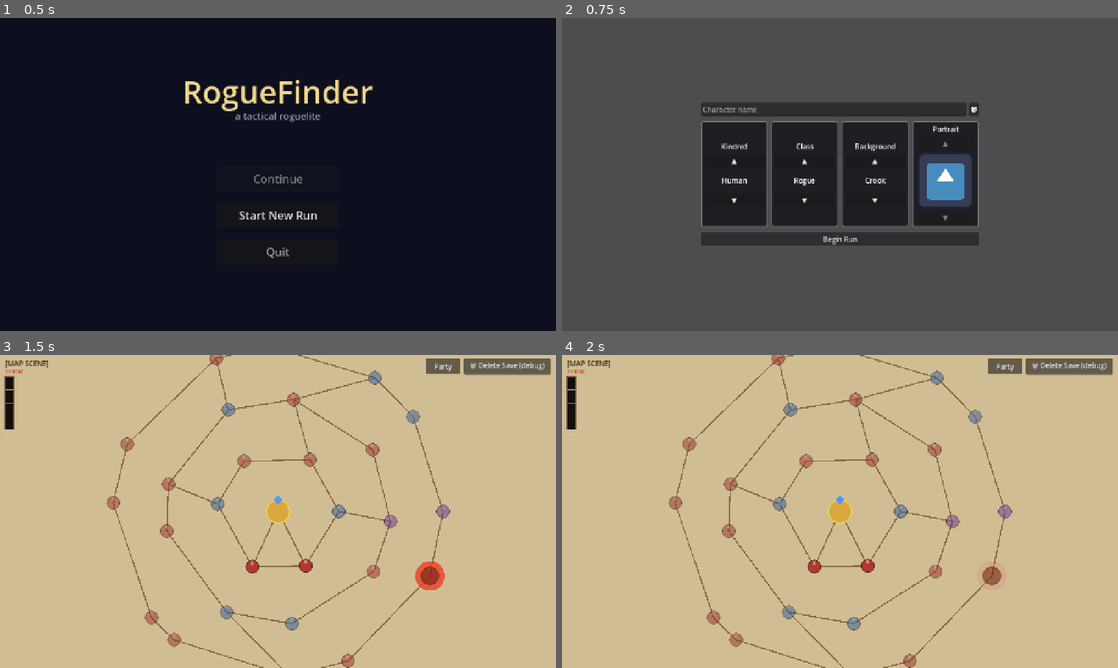
Above: before the commit, frames 1-4 (two rows, left to right).
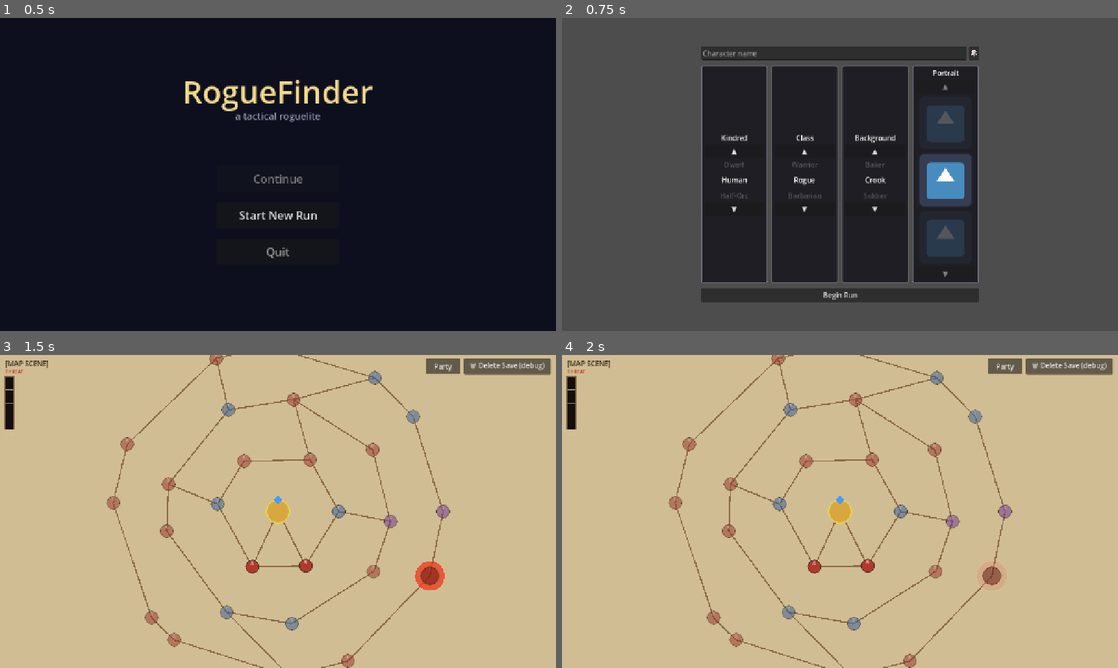
Above: after the commit, the same moments.

Repository: caleb-the-dev/RogueFinder
Game: Godot game, scene res://main.tscn
Two runs of this game, one before a commit and one after it. Both use one fixed random seed, a clock stepped at 60 frames per second and the inputs below. The engine's default icon, where the game draws it, is replaced by a stand-in: a white triangle on a blue panel in a dark square.
Inputs:
- Up to frame 1 (0.5 s): no input
- Up to frame 2 (0.75 s): click "Start New Run" at 0.5 s
- Up to frame 3 (1.5 s): click "Begin Run" at 1.25 s
- Up to frame 4 (2 s): no input

Frame 1 is identical in both runs. In frame 2, 20% of the frame differs, in the area x 25-75%, y 9-91%; in frame 3, less than 0.1%; in frame 4, less than 0.1%.

Commit message:
feat(creation): show ghost prev/next items on each dial column

Diff:
--- a/rogue-finder/scripts/ui/CharacterCreationManager.gd
+++ b/rogue-finder/scripts/ui/CharacterCreationManager.gd
@@ -83,6 +83,8 @@
 	# Array used as a mutable int ref — GDScript 4 closures capture locals by value,
 	# so a plain int would reset to 0 on every press.
 	var idx: Array[int] = [0]
+	var n: int = ids.size()
+
 	var panel := PanelContainer.new()
 	panel.size_flags_horizontal = Control.SIZE_EXPAND_FILL
 	panel.custom_minimum_size = Vector2(140, 0)
@@ -90,7 +92,7 @@
 
 	var col := VBoxContainer.new()
 	col.alignment = BoxContainer.ALIGNMENT_CENTER
-	col.add_theme_constant_override("separation", 6)
+	col.add_theme_constant_override("separation", 4)
 	panel.add_child(col)
 
 	var header_lbl := Label.new()
@@ -100,30 +102,46 @@
 
 	var up_btn := Button.new()
 	up_btn.text = "▲"
-	up_btn.disabled = ids.size() <= 1
+	up_btn.disabled = n <= 1
 	col.add_child(up_btn)
 
+	var prev_lbl := Label.new()
+	prev_lbl.text = display[(n - 1) % n] if n > 1 else ""
+	prev_lbl.horizontal_alignment = HORIZONTAL_ALIGNMENT_CENTER
+	prev_lbl.modulate = Color(1.0, 1.0, 1.0, 0.25)
+	col.add_child(prev_lbl)
+
 	var item_lbl := Label.new()
-	item_lbl.text = display[0] if not display.is_empty() else ""
+	item_lbl.text = display[0] if n > 0 else ""
 	item_lbl.horizontal_alignment = HORIZONTAL_ALIGNMENT_CENTER
-	item_lbl.custom_minimum_size = Vector2(0, 48)
+	item_lbl.custom_minimum_size = Vector2(0, 40)
 	item_lbl.vertical_alignment = VERTICAL_ALIGNMENT_CENTER
 	col.add_child(item_lbl)
 
+	var next_lbl := Label.new()
+	next_lbl.text = display[1 % n] if n > 1 else ""
+	next_lbl.horizontal_alignment = HORIZONTAL_ALIGNMENT_CENTER
+	next_lbl.modulate = Color(1.0, 1.0, 1.0, 0.25)
+	col.add_child(next_lbl)
+
 	var down_btn := Button.new()
 	down_btn.text = "▼"
-	down_btn.disabled = ids.size() <= 1
+	down_btn.disabled = n <= 1
 	col.add_child(down_btn)
 
 	up_btn.pressed.connect(func():
-		idx[0] = (idx[0] - 1 + ids.size()) % ids.size()
+		idx[0] = (idx[0] - 1 + n) % n
+		prev_lbl.text = display[(idx[0] - 1 + n) % n] if n > 1 else ""
 		item_lbl.text = display[idx[0]]
+		next_lbl.text = display[(idx[0] + 1) % n] if n > 1 else ""
 		on_select.call(idx[0])
 		_on_pick_changed()
 	)
 	down_btn.pressed.connect(func():
-		idx[0] = (idx[0] + 1) % ids.size()
+		idx[0] = (idx[0] + 1) % n
+		prev_lbl.text = display[(idx[0] - 1 + n) % n] if n > 1 else ""
 		item_lbl.text = display[idx[0]]
+		next_lbl.text = display[(idx[0] + 1) % n] if n > 1 else ""
 		on_select.call(idx[0])
 		_on_pick_changed()
 	)
@@ -131,6 +149,8 @@
 	return panel
 
 func _build_portrait_dial() -> PanelContainer:
+	var portrait_tex: Texture2D = load("res://icon.svg")
+
 	var panel := PanelContainer.new()
 	panel.size_flags_horizontal = Control.SIZE_EXPAND_FILL
 	panel.custom_minimum_size = Vector2(140, 0)
@@ -138,7 +158,7 @@
 
 	var col := VBoxContainer.new()
 	col.alignment = BoxContainer.ALIGNMENT_CENTER
-	col.add_theme_constant_override("separation", 6)
+	col.add_theme_constant_override("separation", 4)
 	panel.add_child(col)
 
 	var header_lbl := Label.new()
@@ -151,12 +171,28 @@
 	up_btn.disabled = true
 	col.add_child(up_btn)
 
+	var prev_icon := TextureRect.new()
+	prev_icon.texture = portrait_tex
+	prev_icon.custom_minimum_size = Vector2(48, 48)
+	prev_icon.stretch_mode = TextureRect.STRETCH_KEEP_ASPECT_CENTERED
+	prev_icon.size_flags_horizontal = Control.SIZE_SHRINK_CENTER
+	prev_icon.modulate = Color(1.0, 1.0, 1.0, 0.25)
+	col.add_child(prev_icon)
+
 	var icon := TextureRect.new()
-	icon.texture = load("res://icon.svg")
+	icon.texture = portrait_tex
 	icon.custom_minimum_size = Vector2(64, 64)
 	icon.stretch_mode = TextureRect.STRETCH_KEEP_ASPECT_CENTERED
 	icon.size_flags_horizontal = Control.SIZE_SHRINK_CENTER
 	col.add_child(icon)
+
+	var next_icon := TextureRect.new()
+	next_icon.texture = portrait_tex
+	next_icon.custom_minimum_size = Vector2(48, 48)
+	next_icon.stretch_mode = TextureRect.STRETCH_KEEP_ASPECT_CENTERED
+	next_icon.size_flags_horizontal = Control.SIZE_SHRINK_CENTER
+	next_icon.modulate = Color(1.0, 1.0, 1.0, 0.25)
+	col.add_child(next_icon)
 
 	var down_btn := Button.new()
 	down_btn.text = "▼"
